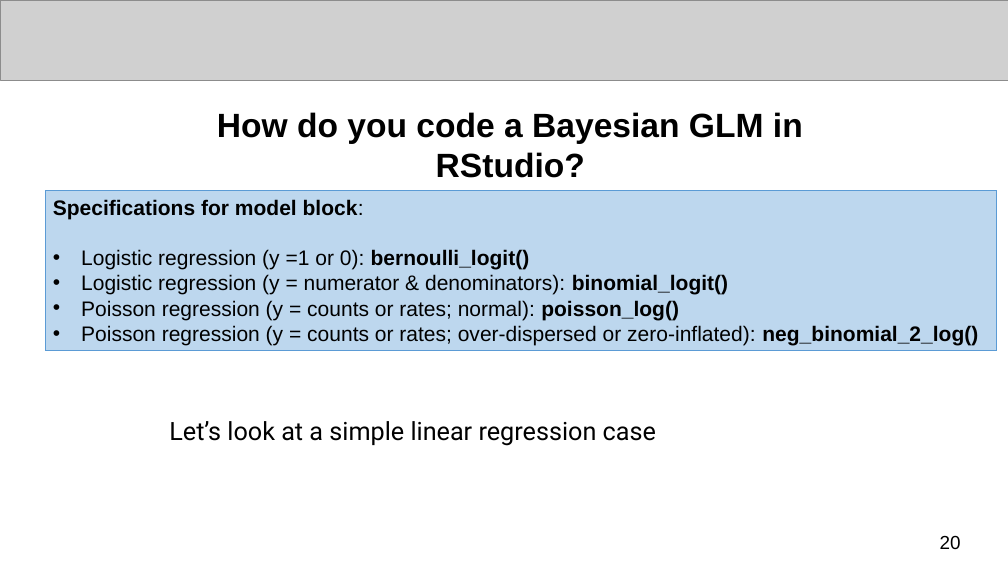
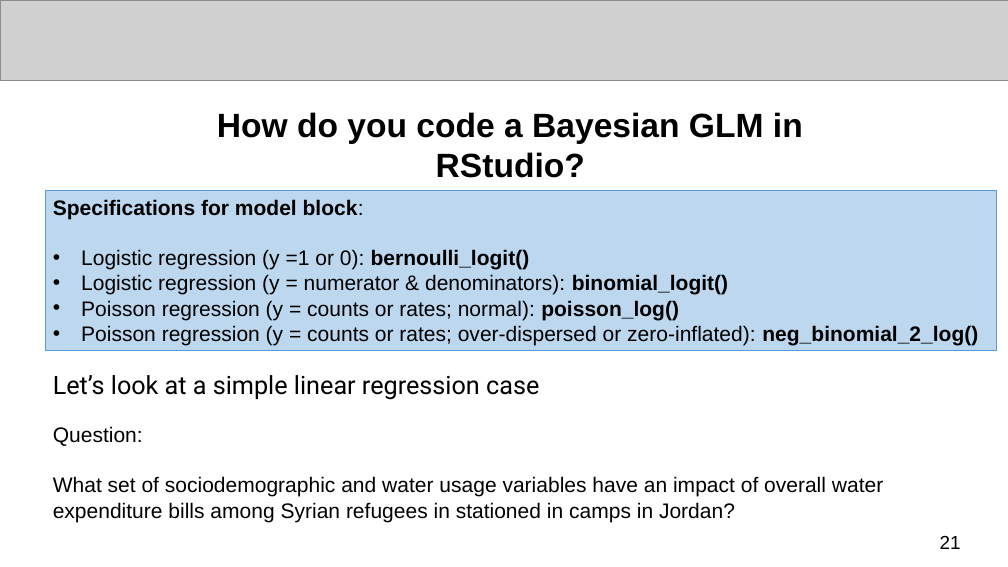
Before and after one commit to UCLPG-MSC-SGDS/GEOG0125, a slide deck: slide 21 of Lecture_notes_ppt/GEOG0125 Week 2 Lecture - Bayesian GLMs.pptx (slide 20 before the commit). Drawn at 1008x567 pixels with LibreOffice and Linux fonts; fonts in the diff are those of the drawing; grey boxes stand for pictures. Boxes give left, top, right and bottom in pixels: in the first picture for what was removed or moved away, otherwise in the second. Text is boxed around its words. In the diff, an @@ line names an element or a change of style, - is before the commit and + after.

```diff
--- a/Lecture_notes_ppt/GEOG0125 Week 2 Lecture - Bayesian GLMs.pptx
+++ b/Lecture_notes_ppt/GEOG0125 Week 2 Lecture - Bayesian GLMs.pptx
@@ text "Let’s look at a simple ...": place and size @@
-text "Let’s look at a simple ..." at box(169, 421, 656, 446)
+text "Let’s look at a simple ..." at box(53, 375, 539, 400)
@@ text added at box(53, 426, 883, 522), 20 pt, text #000000 @@
+Question:
+What set of sociodemographic and water usage variables have an impact of overall water expenditure bills among Syrian refugees in stationed in camps in Jordan?
@@ page number at box(940, 536, 961, 549): text changed @@
-20
+21
```
Also in this commit, not shown: 16 other slides changed, 1 slide added, 7 other files.
